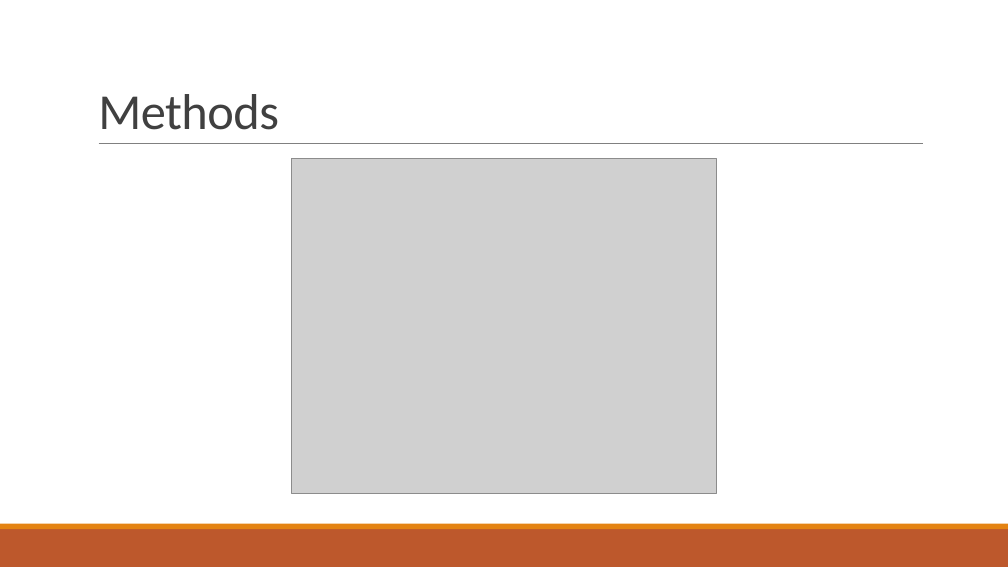
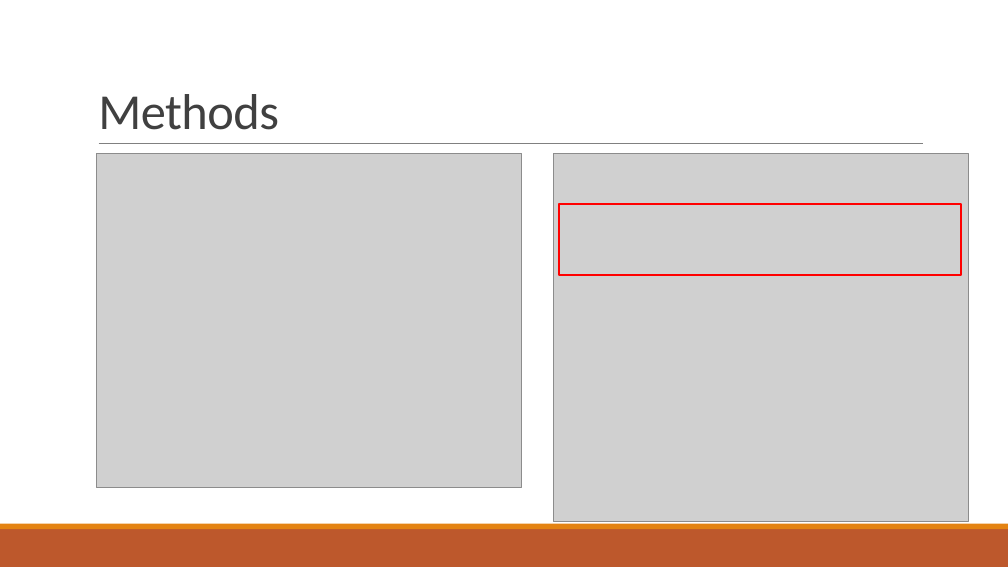
Before and after one commit to npalacio/School, a slide deck: slide 11 of Capstone/Presentation/CapstoneProposal.pptx (slide 10 before the commit). Drawn at 1008x567 pixels with LibreOffice and Linux fonts; fonts in the diff are those of the drawing; grey boxes stand for pictures. Boxes give left, top, right and bottom in pixels: in the first picture for what was removed or moved away, otherwise in the second. Text is boxed around its words. In the diff, an @@ line names an element or a change of style, - is before the commit and + after.

```diff
--- a/Capstone/Presentation/CapstoneProposal.pptx
+++ b/Capstone/Presentation/CapstoneProposal.pptx
@@ picture: place and size @@
-picture at (292,158,717,493)
+picture at (97,154,522,488)
@@ picture added at (554,154,969,522) @@
@@ rectangle added at (559,204,961,275), outline #FF0000 2.25 pt @@
```
Also in this commit, not shown: 8 other slides changed, 8 slides added, 3 slides removed, 1 other file.
